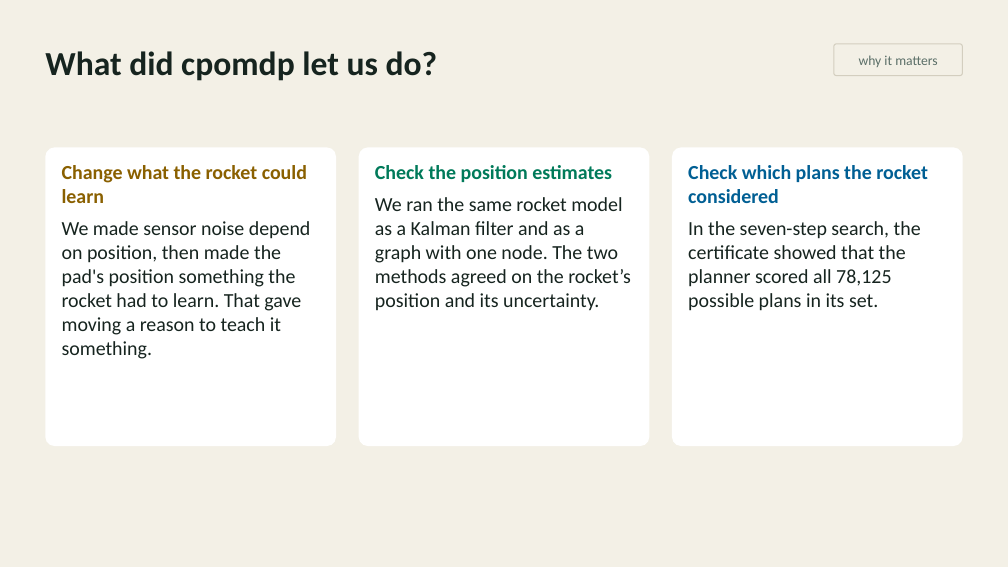
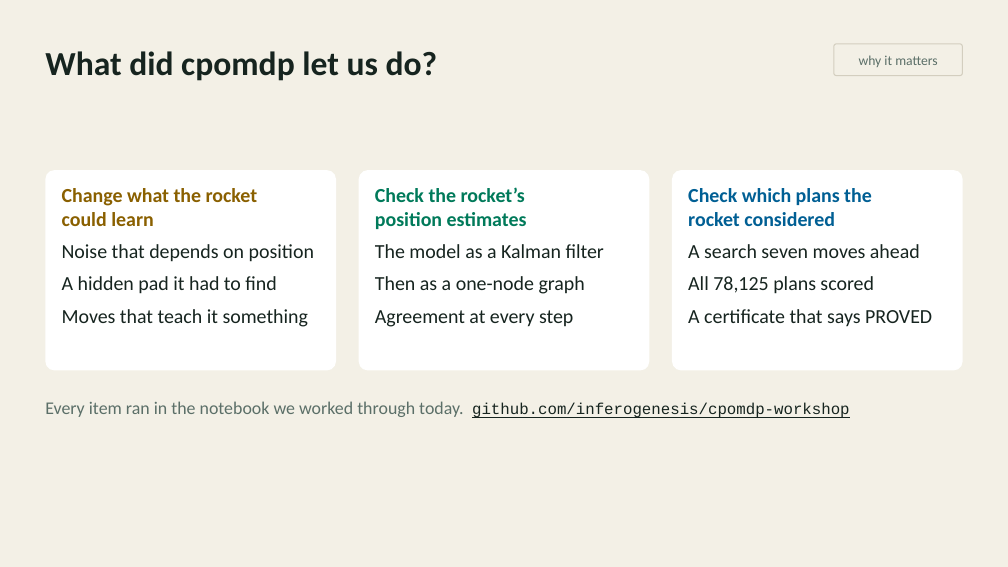
Before and after one commit to inferogenesis/cpomdp-workshop, a slide deck: slide 21 of deck/cpomdp_symposium_2026.pptx. Drawn at 1008x567 pixels with LibreOffice and Linux fonts; fonts in the diff are those of the drawing. Boxes give left, top, right and bottom in pixels: in the first picture for what was removed or moved away, otherwise in the second. Text is boxed around its words. In the diff, an @@ line names an element or a change of style, - is before the commit and + after.

Commit message:
feat: explain the warrants on slide 20 and list slides 21 and 22 like the roadmap
Slide 20 keeps its title and now shows one row per warrant, with the
evidence behind each of the final cell's two checks, and names warrantlib.
Slides 21 and 22 take the roadmap's layout: three cards of three one-line
items and a footer link. Slide 22 leads with message passing on factor
graphs and swaps its warrant item for declared factors and channels.

```diff
--- a/deck/cpomdp_symposium_2026.pptx
+++ b/deck/cpomdp_symposium_2026.pptx
@@ rounded rectangle "Change what the rocket could ...": place and size @@
-rounded rectangle "Change what the rocket could ..." at (45,147,336,446)
+rounded rectangle "Change what the rocket could ..." at (45,170,336,371)
@@ rounded rectangle "Check the rocket’s position estimates": place and size @@
-rounded rectangle "Check the rocket’s position estimates" at (358,147,649,446)
+rounded rectangle "Check the rocket’s position estimates" at (358,170,649,371)
@@ proportions changed in 3 elements at (45,170,336,371), (358,170,649,371), (672,170,963,371) @@
@@ rounded rectangle "Check which plans the rocket ...": place and size @@
-rounded rectangle "Check which plans the rocket ..." at (672,147,963,446)
+rounded rectangle "Check which plans the rocket ..." at (672,170,963,371)
@@ text in rounded rectangle at (375,187,604,327): text changed @@
-Check the position estimates
-We ran the same rocket model as a Kalman filter and as a graph with one node. The two methods agreed on the rocket’s position and its uncertainty.
+Check the rocket’s position estimates
+The model as a Kalman filter
+Then as a one-node graph
+Agreement at every step
@@ text in rounded rectangle at (62,244,314,327): text changed @@
-We made sensor noise depend on position, then made the pad's position something the rocket had to learn. That gave moving a reason to teach it something.
+Noise that depends on position
+A hidden pad it had to find
+Moves that teach it something
@@ text in rounded rectangle at (688,244,932,326): text changed @@
-In the seven-step search, the certificate showed that the planner scored all 78,125 possible plans in its set.
+A search seven moves ahead
+All 78,125 plans scored
+A certificate that says PROVED
@@ text added at (45,401,850,418), 17 pt, text #5B6F68 @@
+Every item ran in the notebook we worked through today. github.com/inferogenesis/cpomdp-workshop
```
Also in this commit, not shown: 1 other slide changed, 1 slide added, 1 slide removed, 2 other files.
